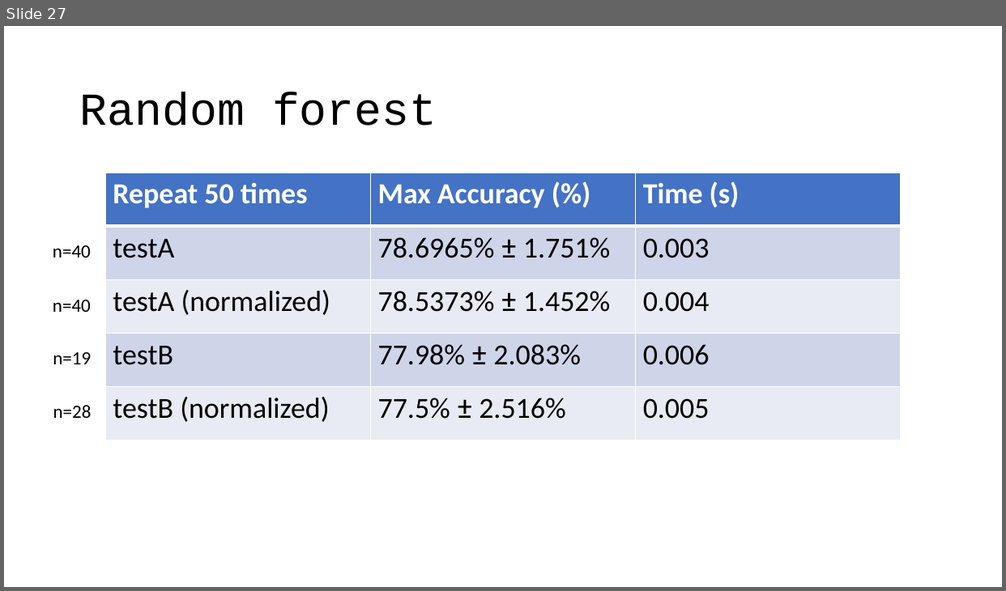
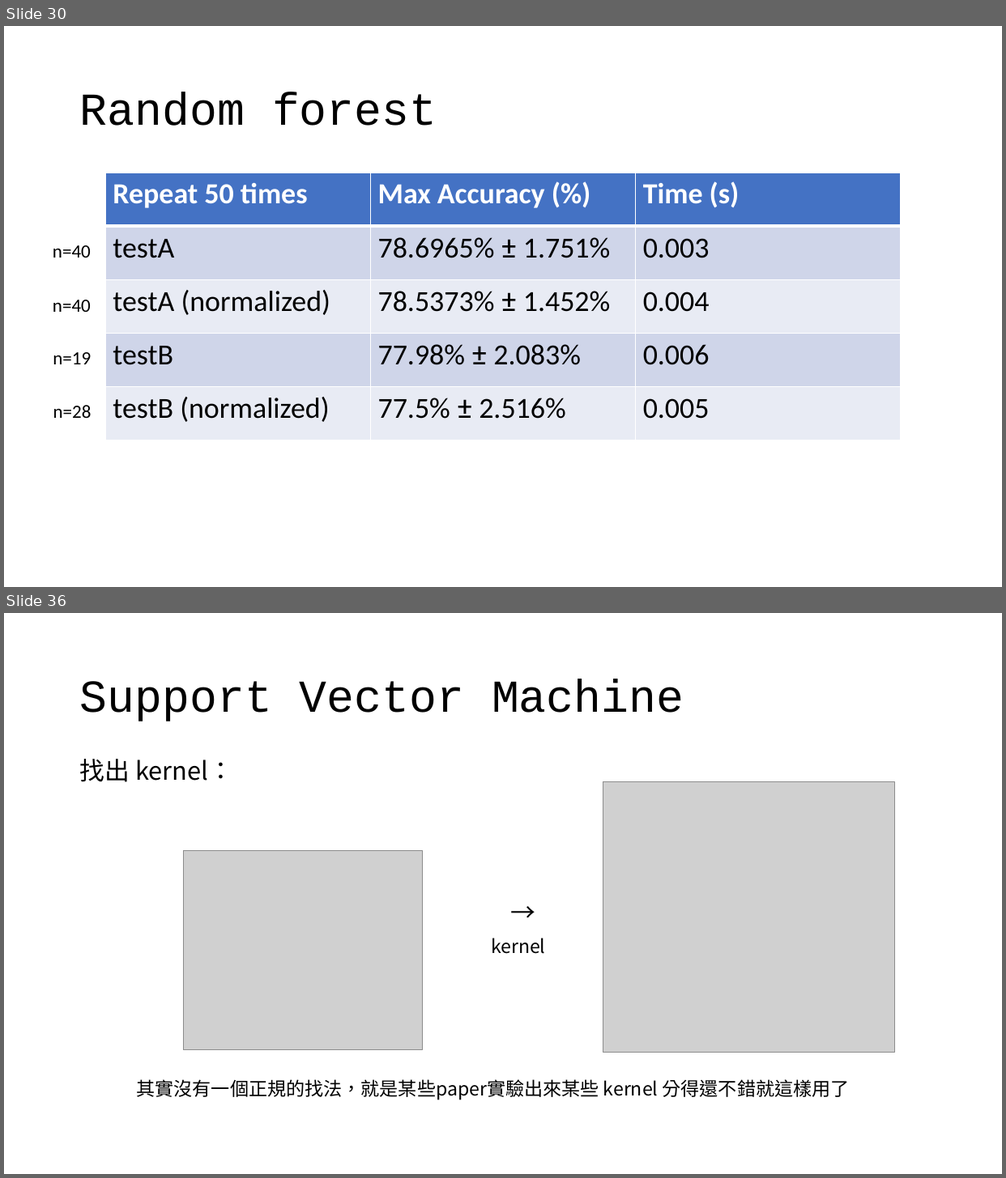
Before and after one commit to OEmiliatanO/CSE_data_mining, a slide deck: hw1/ppt/第八組.pptx. Shown one above the other, each under a label of ours: slide 27 before the commit, slides 30 and 36 after it; the slides between them are not shown. The pictures are 1006x591 and 1006x1178 pixels, drawn with LibreOffice and Linux fonts; fonts in the diff are those of the drawing; grey boxes stand for pictures. Boxes give left, top, right and bottom in pixels: in the first picture for what was removed or moved away, otherwise in the second. Text is boxed around its words. In the diff, an @@ line names an element or a change of style, - is before the commit and + after.

```diff
--- a/hw1/ppt/第八組.pptx
+++ b/hw1/ppt/第八組.pptx
@@ slide 36 added at (4, 613, 1002, 1174), background #FFFFFF @@
@@ title added at (80, 679, 684, 722), 44 pt, text #000000 @@
+Support Vector Machine
@@ text added at (80, 759, 233, 782), 24 pt, text #000000 @@
+找出 kernel：
@@ picture added at (603, 782, 894, 1053) @@
@@ picture added at (184, 850, 423, 1050) @@
@@ text added at (503, 894, 539, 931), 24 pt, text #000000 @@
+→
@@ text added at (491, 938, 545, 954), 18 pt, text #000000 @@
+kernel
@@ text added at (137, 1080, 850, 1101), 18 pt, text #000000 @@
+其實沒有一個正規的找法，就是某些paper實驗出來某些 kernel 分得還不錯就這樣用了
@@ what was slide 27 is now slide 30 @@
```
Also in this commit, not shown: 13 other slides added.
